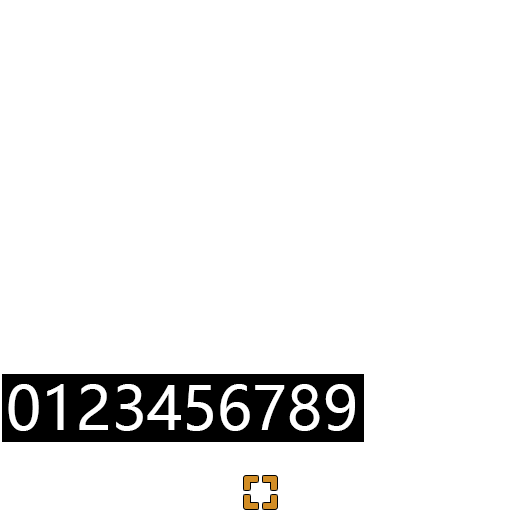
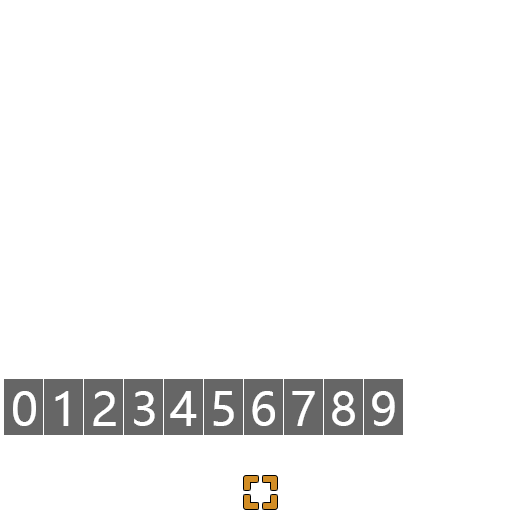
The second 512x512 image is a revision of the first. Changes to its layers:
painted on "0123456789" over 8, 384, 395, 431
"Back": opacity 100% → 60%, painted on it over 2, 374, 403, 442
